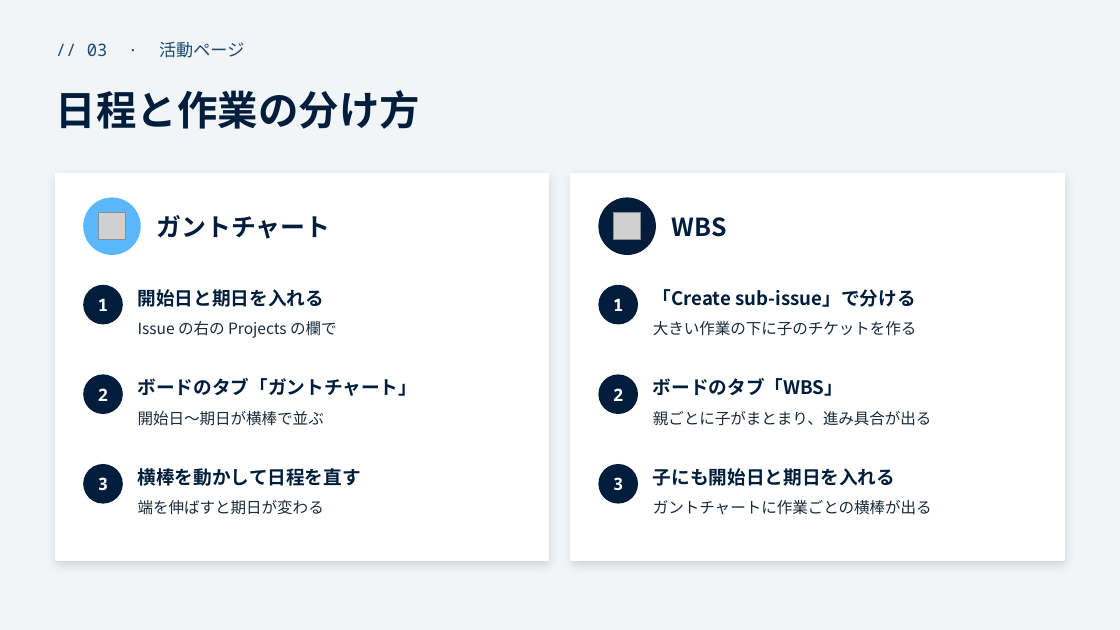
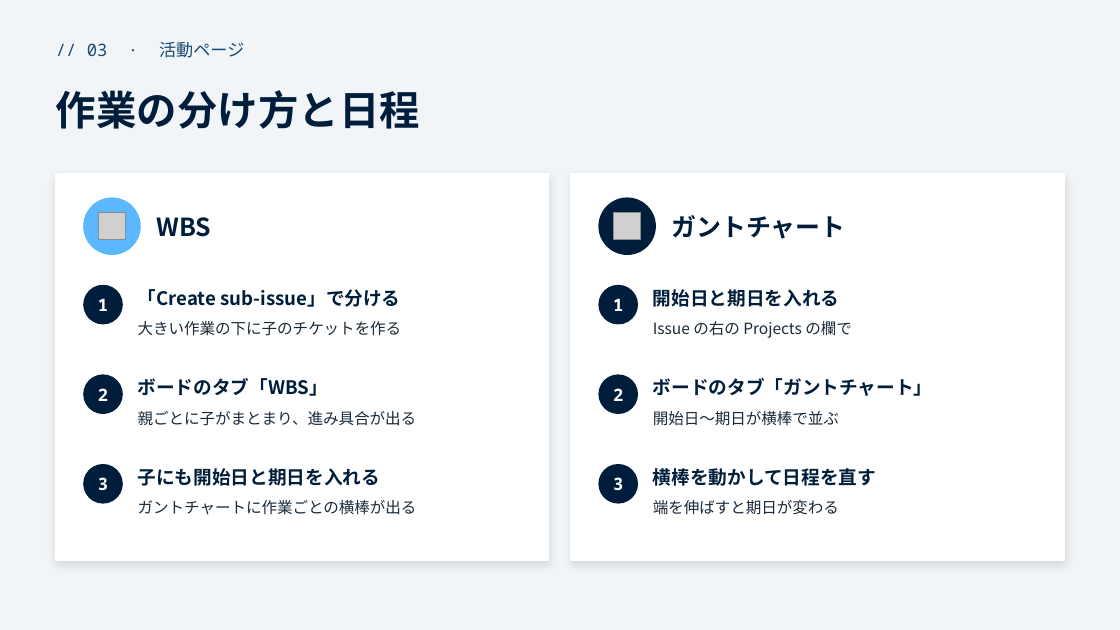
Before and after one commit to funITclub/homepage, a slide deck: slide 9 of static/guide/03_開発の進め方.pptx. Drawn at 1120x630 pixels with LibreOffice and Linux fonts; fonts in the diff are those of the drawing; grey boxes stand for pictures. Boxes give left, top, right and bottom in pixels: in the first picture for what was removed or moved away, otherwise in the second. Text is boxed around its words. In the diff, an @@ line names an element or a change of style, - is before the commit and + after.

```diff
--- a/static/guide/03_開発の進め方.pptx
+++ b/static/guide/03_開発の進め方.pptx
@@ text at (x1=56, y1=90, x2=420, y2=129): text changed @@
-日程と作業の分け方
+作業の分け方と日程
@@ text at (x1=157, y1=217, x2=212, y2=237): text changed @@
-ガントチャート
+WBS
@@ text at (x1=672, y1=215, x2=845, y2=239): text changed @@
-WBS
+ガントチャート
@@ text at (x1=138, y1=289, x2=400, y2=307): text changed @@
-開始日と期日を入れる
+「Create sub-issue」で分ける
@@ text at (x1=653, y1=289, x2=839, y2=307): text changed @@
-「Create sub-issue」で分ける
+開始日と期日を入れる
@@ text at (x1=138, y1=321, x2=402, y2=336): text changed @@
-Issue の右の Projects の欄で
+大きい作業の下に子のチケットを作る
@@ text at (x1=653, y1=321, x2=852, y2=338): text changed @@
-大きい作業の下に子のチケットを作る
+Issue の右の Projects の欄で
@@ text at (x1=138, y1=378, x2=328, y2=396): text changed @@
-ボードのタブ「ガントチャート」
+ボードのタブ「WBS」
@@ text at (x1=653, y1=378, x2=933, y2=396): text changed @@
-ボードのタブ「WBS」
+ボードのタブ「ガントチャート」
@@ text at (x1=138, y1=411, x2=417, y2=426): text changed @@
-開始日〜期日が横棒で並ぶ
+親ごとに子がまとまり、進み具合が出る
@@ text at (x1=653, y1=411, x2=839, y2=426): text changed @@
-親ごとに子がまとまり、進み具合が出る
+開始日〜期日が横棒で並ぶ
@@ text at (x1=138, y1=468, x2=380, y2=486): text changed @@
-横棒を動かして日程を直す
+子にも開始日と期日を入れる
@@ text at (x1=653, y1=468, x2=876, y2=486): text changed @@
-子にも開始日と期日を入れる
+横棒を動かして日程を直す
@@ text at (x1=138, y1=500, x2=417, y2=515): text changed @@
-端を伸ばすと期日が変わる
+ガントチャートに作業ごとの横棒が出る
@@ text at (x1=653, y1=500, x2=839, y2=515): text changed @@
-ガントチャートに作業ごとの横棒が出る
+端を伸ばすと期日が変わる
```
Also in this commit, not shown: 1 other file.
